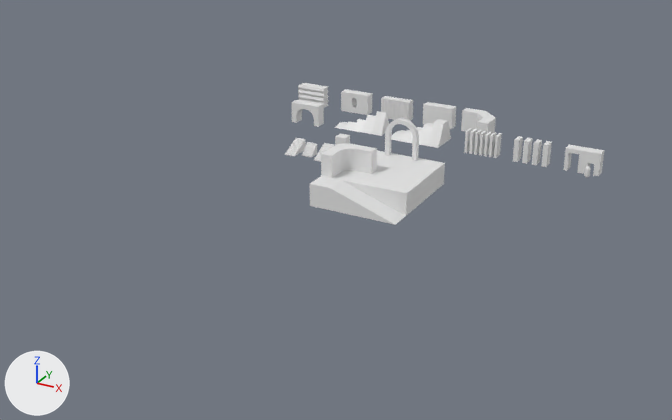
Two versions of the FBX model Assets/Models/demo.fbx, one commit apart.
Both versions are drawn from a camera (50 mm lens) standing at (65.5, -136.5, 58.5) and looking at (-2.6, -12.7, -3.4). Every picture has the same lights, and +X, +Y and +Z are marked at lower left. Where no turn or scale is listed for an object, it has been applied to the vertices.

The older version as bpy lines, for what is in view:
```python
me_cube_003 = bpy.data.meshes.new('Cube.003')
me_cube_003.from_pydata(...)  # 32 vertices, 25 faces; spans x -5.0..5.0, y -3.0..3.0, z 0.0..4.0
me_cube_007 = bpy.data.meshes.new('Cube.007')
me_cube_007.from_pydata(...)  # 56 vertices, 35 faces; spans x -3.0..3.0, y -1.0..1.0, z 0.0..4.0
me_cube_019 = bpy.data.meshes.new('Cube.019')
me_cube_019.from_pydata(...)  # 76 vertices, 74 faces; spans x -3.09..3.09, y -0.5..0.5, z 0.0..7.09
ob_demo_04 = bpy.data.objects.new('demo_04', me_cube_003)
ob_demo_04.location = (0.0, 15.0, 1.0)
ob_demo_06 = bpy.data.objects.new('demo_06', me_cube_007)
ob_demo_06.location = (13.0, 13.0, 1.0)
ob_demo_doorway_01 = bpy.data.objects.new('demo_doorway_01', me_cube_019)
ob_demo_doorway_01.location = (0.0, 7.0, 0.0)
# also in view: 'demo_08' at (31.0, 13.0, 3.0); 'demo_01' at (0.0, 24.0, 3.0); 'demo_ramp_01' at (0.0, -10.0, -2.0); 'demo_05' at (-4.5, -4.5, 2.0); 'demo_03' at (-9.0, 23.9, 3.0)
```
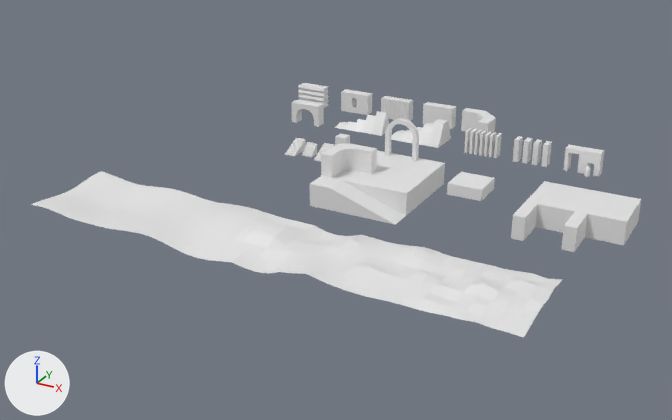
Location of each change, (x1, y1, x2, y2) in pixels of the pictures (672 x 420 px):
'demo_terrain_01', added: after (31, 171, 563, 338)
'demo_plane_03', added: after (511, 181, 641, 252)
'demo_plane_02', added: after (447, 172, 495, 201)

The change, as a diff of the scene's bpy script:
```diff
--- a/Assets/Models/demo.fbx.py
+++ b/Assets/Models/demo.fbx.py
@@ me_plane_004 @@
+me_plane_004.from_pydata(...)  # 369 vertices, 320 faces; spans x -40.0..40.0, y -8.0..8.0, z -0.9..1.6
@@ me_plane_003 @@
+me_plane_003.from_pydata(...)  # 20 vertices, 12 faces; spans x -8.0..8.0, y -8.0..8.0, z -4.0..0.0
@@ me_plane_002 @@
+me_plane_002.from_pydata(...)  # a box spanning x -3.0..3.0, y -3.0..3.0, z -1.0..1.0
@@ ob_demo_terrain_01 @@
+ob_demo_terrain_01 = bpy.data.objects.new('demo_terrain_01', me_plane_004)
+ob_demo_terrain_01.location = (-1.0, -34.0, 0.0)
@@ ob_demo_plane_03 @@
+ob_demo_plane_03 = bpy.data.objects.new('demo_plane_03', me_plane_003)
+ob_demo_plane_03.location = (34.0, 0.0, 0.0)
@@ ob_demo_plane_02 @@
+ob_demo_plane_02 = bpy.data.objects.new('demo_plane_02', me_plane_002)
+ob_demo_plane_02.location = (16.0, 0.0, 0.0)
```
